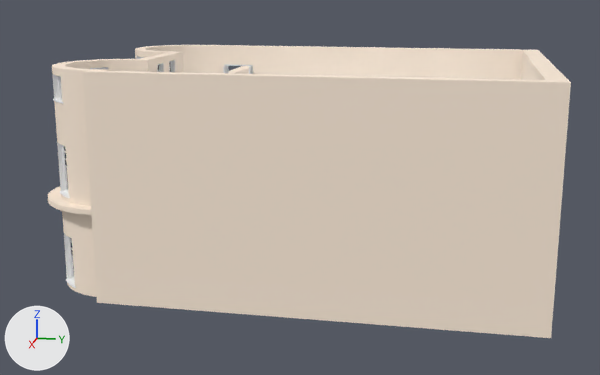
Before and after pictures for a commit that changed the Blender file manor.blend.
One viewpoint serves both versions: a camera (50 mm lens) standing at (56.7, 8.6, 16.2) and looking at (1.2, -2.5, 2.3). Every picture has the same lights, and +X, +Y and +Z are marked at lower left.

In view in the first picture: 'balcony', 'main.wall_E', 'main.wall_N', 'main.wall_S', 'main.wall_W'.
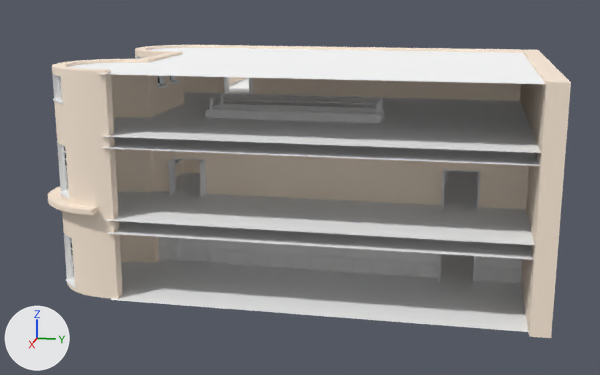
Pixel boxes [x1, y1, x2, y2] of what changed, in the pictures (600 x 375 px):
'main.wall_E', hidden
    before: [83, 70, 547, 336]
'roof.001', added
    after: [69, 48, 545, 84]
'wood_panel.001', added
    after: [209, 250, 439, 278]
'dining_wall.W', added
    after: [158, 237, 522, 268]
'wood_panel.002', added
    after: [475, 267, 521, 284]
'dado.001', added
    after: [209, 248, 439, 265]
'wood_panel.000', added
    after: [159, 247, 177, 261]
'dado.002', added
    after: [476, 265, 522, 270]
'floor.000', unchanged, uncovered by the edit
    after: [106, 171, 534, 260]
'floor.002', unchanged, uncovered by the edit
    after: [102, 92, 541, 166]
'floor.001', unchanged, uncovered by the edit
    after: [111, 254, 528, 332]
'wall_interior.000', unchanged, uncovered by the edit
    after: [153, 150, 529, 209]

What changed in the scene script:
```text
Change ob_main_wall_e:
    add ob_main_wall_e.hide_viewport = True
Add ob_roof_001:
    ob_roof_001 = bpy.data.objects.new('roof.001', me_plane_002.copy())  # the mesh of ob_floor_001
    ob_roof_001.parent = ob_main_exterior
    ob_roof_001.location = (9.284, 0.0, 11.85)
Add ob_wood_panel_000:
    ob_wood_panel_000 = bpy.data.objects.new('wood_panel.000', me_dining_wood_panel_mesh)  # 12 vertices, 9 faces; spans x 0.0..0.03, y -0.621..0.621, z -0.4..0.4; in mat_fine_wood (its picture is missing)
    ob_wood_panel_000.parent = ob_dining_wall_w
    ob_wood_panel_000.location = (0.0162, -8.62, 0.395)
Add ob_dining_wall_w:
    ob_dining_wall_w = bpy.data.objects.new('dining_wall.W', me_dining_wall_w)  # 18 vertices, 8 faces; spans x 0.0, y -9.2..12.4, z 0.0..3.8; in mat_dining_wall (white #e7e7e7)
    ob_dining_wall_w.parent = ob_main_interior_dining
    ob_dining_wall_w.location = (11.48, 0.0, 0.0)
Add ob_main_interior_dining:
    ob_main_interior_dining = bpy.data.objects.new('main.interior.dining', None)
    ob_main_interior_dining.parent = ob_main_interior_floor_0
    ob_main_interior_dining.location = (0.0, 0.0, 0.0)
Add ob_wood_panel_001:
    ob_wood_panel_001 = bpy.data.objects.new('wood_panel.001', me_dining_wood_panel_mesh)  # 12 vertices, 9 faces; spans x 0.0..0.03, y -0.621..0.621, z -0.4..0.4; in mat_fine_wood (its picture is missing); modifiers ARRAY
    ob_wood_panel_001.parent = ob_dining_wall_w
    ob_wood_panel_001.location = (0.0162, -5.38, 0.395)
    ob_wood_panel_001.scale = (1.0, 0.988, 1.0)
Add ob_wood_panel_002:
    ob_wood_panel_002 = bpy.data.objects.new('wood_panel.002', me_dining_wood_panel_mesh)  # 12 vertices, 9 faces; spans x 0.0..0.03, y -0.621..0.621, z -0.4..0.4; in mat_fine_wood (its picture is missing); modifiers ARRAY
    ob_wood_panel_002.parent = ob_dining_wall_w
    ob_wood_panel_002.location = (0.0162, 10.23, 0.395)
    ob_wood_panel_002.scale = (1.0, 1.16, 1.0)
Add ob_dado_001:
    ob_dado_001 = bpy.data.objects.new('dado.001', me_dado_mesh)  # 44 vertices, 32 faces; spans x -0.001..0.075, y 0.001..1.246, z -0.056..0.052; in mat_fine_wood (its picture is missing); modifiers EDGE_SPLIT, ARRAY
    ob_dado_001.parent = ob_dining_wall_w
    ob_dado_001.location = (11.47, -5.996, 0.857)
    ob_dado_001.scale = (1.0, 0.985, 1.0)
Add ob_dado_002:
    ob_dado_002 = bpy.data.objects.new('dado.002', me_dado_mesh)  # 44 vertices, 32 faces; spans x -0.001..0.075, y 0.001..1.246, z -0.056..0.052; in mat_fine_wood (its picture is missing); modifiers EDGE_SPLIT, ARRAY
    ob_dado_002.parent = ob_dining_wall_w
    ob_dado_002.location = (11.47, 9.518, 0.857)
    ob_dado_002.scale = (1.0, 1.14, 1.0)
```
